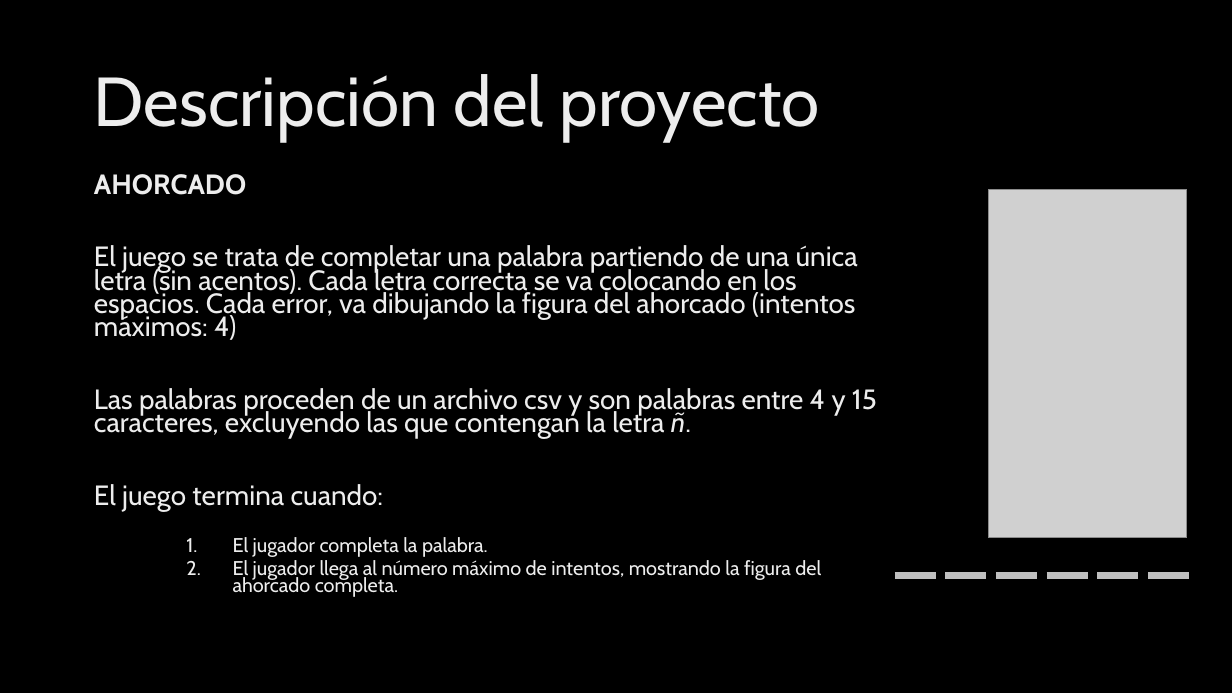
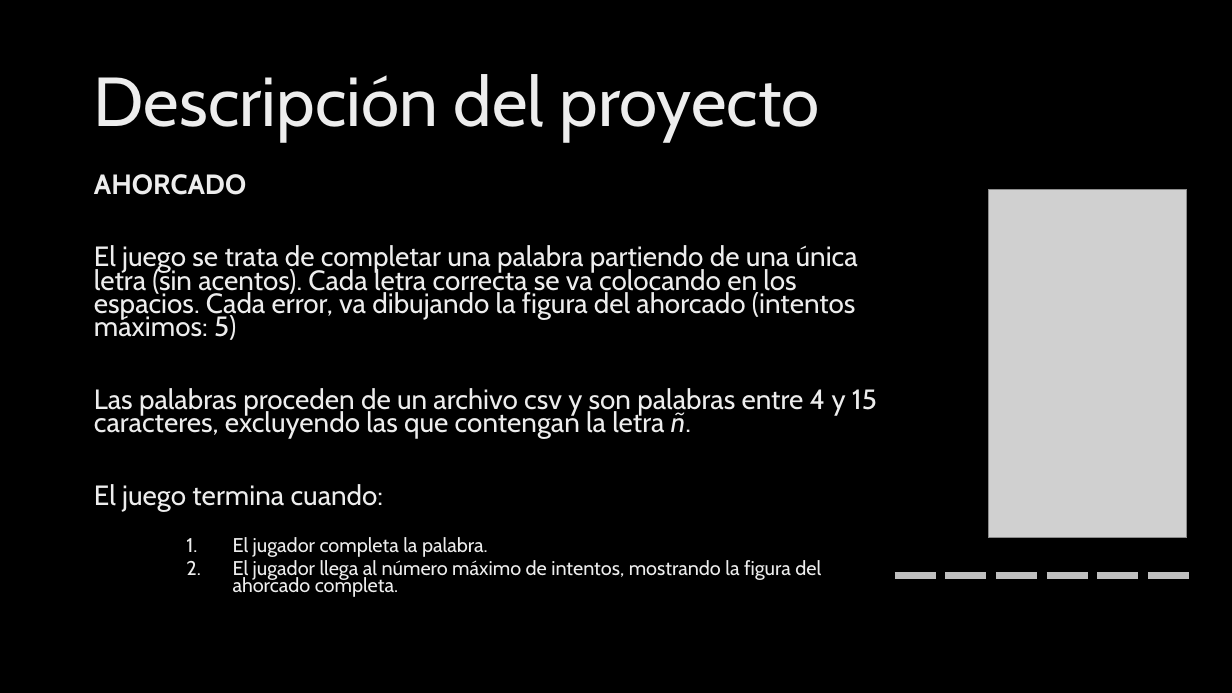
Before and after one commit to ta-data-mexpt/project-build-your-own-game, a slide deck: slide 2 of your-project/Proyecto 1 - Juego.pptx. Drawn at 1232x693 pixels with LibreOffice and Linux fonts; fonts in the diff are those of the drawing; grey boxes stand for pictures; background and template pictures are left out. Boxes give left, top, right and bottom in pixels: in the first picture for what was removed or moved away, otherwise in the second. Text is boxed around its words. In the diff, an @@ line names an element or a change of style, - is before the commit and + after.

```diff
--- a/your-project/Proyecto 1 - Juego.pptx
+++ b/your-project/Proyecto 1 - Juego.pptx
@@ text at <box>94,245,858,340</box>: text changed @@
-El juego se trata de completar una palabra partiendo de una única letra (sin acentos). Cada letra correcta se va colocando en los espacios. Cada error, va dibujando la figura del ahorcado (intentos máximos: 4)
+El juego se trata de completar una palabra partiendo de una única letra (sin acentos). Cada letra correcta se va colocando en los espacios. Cada error, va dibujando la figura del ahorcado (intentos máximos: 5)
```
Also in this commit, not shown: 2 other slides changed, 1 other file.
